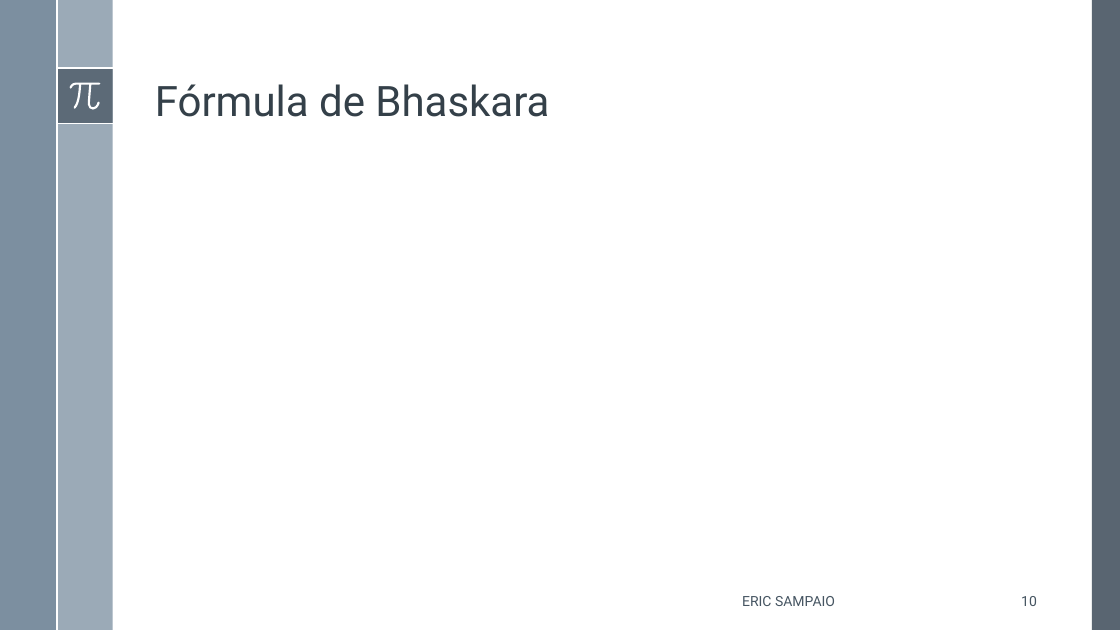
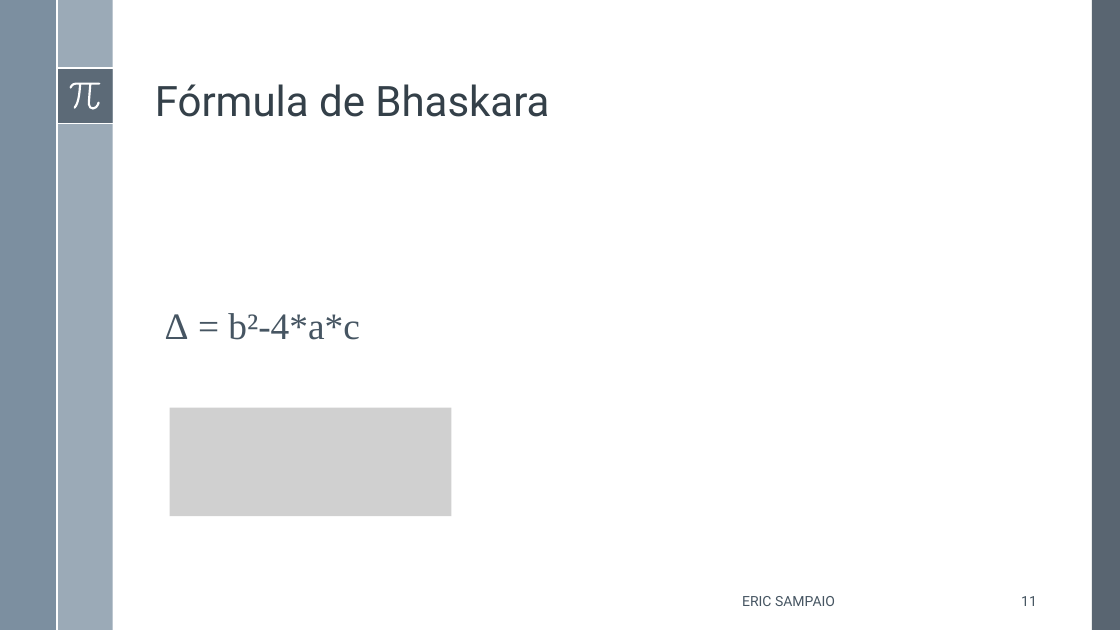
Before and after one commit to Erickgtn/ericsampaio.com.br, a slide deck: slide 11 of SlidesPublicação/Equação do 2º Grau.pptx (slide 10 before the commit). Drawn at 1120x630 pixels with LibreOffice and Linux fonts; fonts in the diff are those of the drawing; grey boxes stand for pictures. Boxes give left, top, right and bottom in pixels: in the first picture for what was removed or moved away, otherwise in the second. Text is boxed around its words. In the diff, an @@ line names an element or a change of style, - is before the commit and + after.

```diff
--- a/SlidesPublicação/Equação do 2º Grau.pptx
+++ b/SlidesPublicação/Equação do 2º Grau.pptx
@@ text added at bbox=[165, 313, 359, 340], 32 pt, text #465562 @@
+Δ = b²-4*a*c
@@ picture added at bbox=[170, 408, 451, 516] @@
@@ page number at bbox=[1021, 596, 1037, 606]: text changed @@
-10
+11
```
Also in this commit, not shown: 9 other slides changed, 2 slides added, 1 slide removed, 1 other file.
